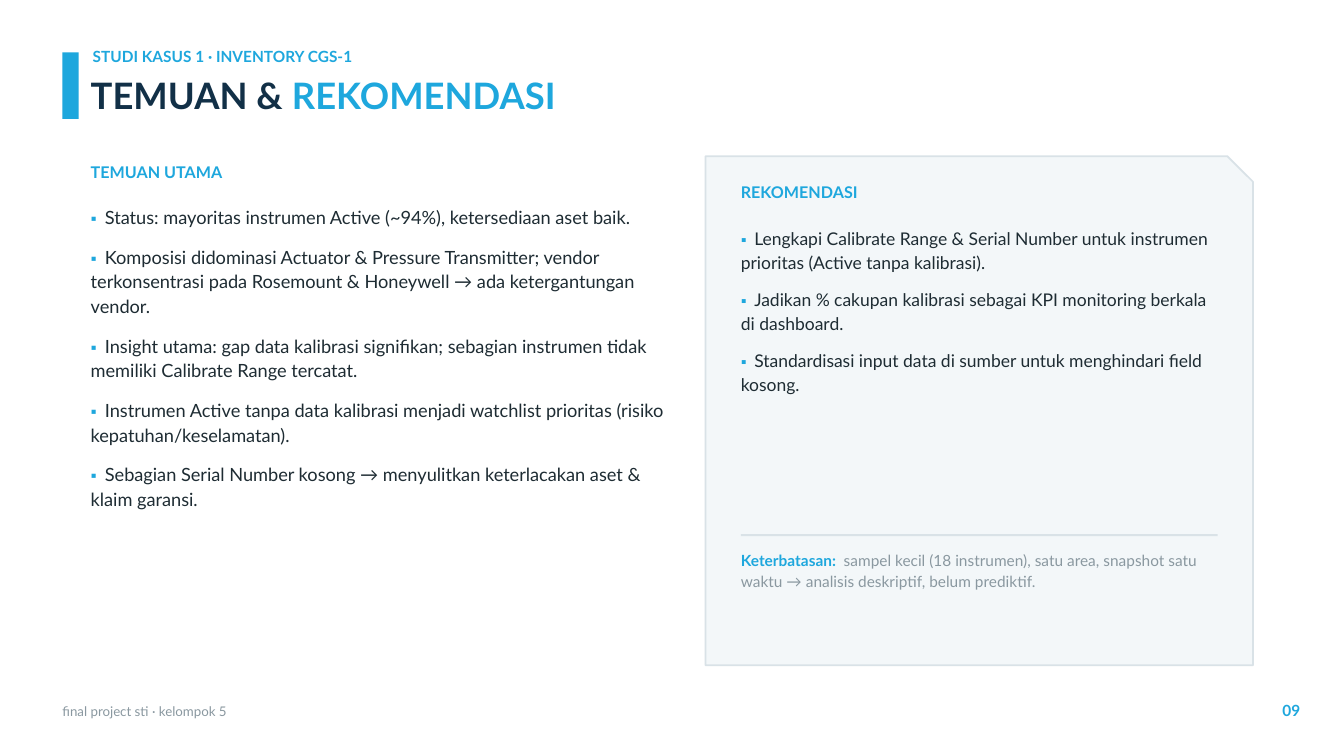
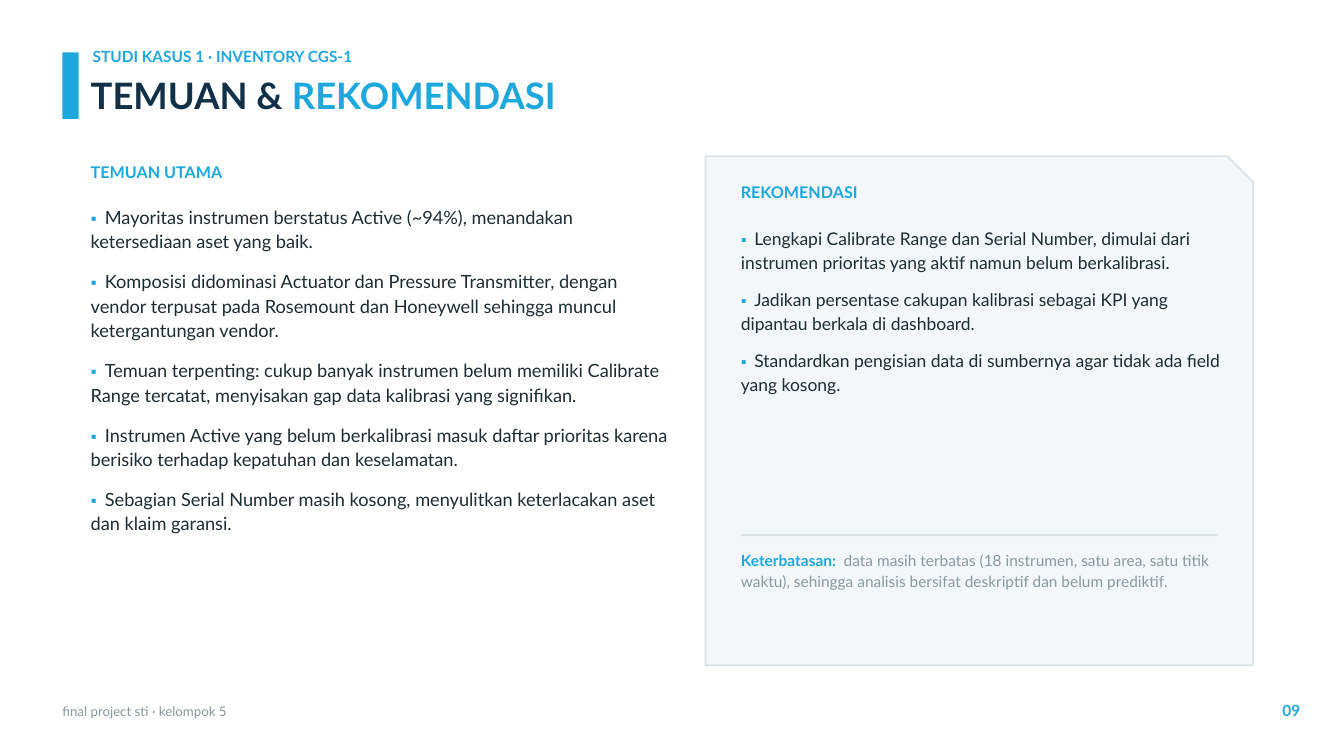
Before and after one commit to sianida26/sti-final-project-kel5, a slide deck: slide 9 of Final-Project-STI-Kel5-Presentation.pptx. Drawn at 1344x756 pixels with LibreOffice and Linux fonts; fonts in the diff are those of the drawing; background and template pictures are left out. Boxes give left, top, right and bottom in pixels: in the first picture for what was removed or moved away, otherwise in the second. Text is boxed around its words. In the diff, an @@ line names an element or a change of style, - is before the commit and + after.

```diff
--- a/Final-Project-STI-Kel5-Presentation.pptx
+++ b/Final-Project-STI-Kel5-Presentation.pptx
@@ text at [91,210,667,534]: text changed @@
-▪ Status: mayoritas instrumen Active (~94%), ketersediaan aset baik.
-▪ Komposisi didominasi Actuator & Pressure Transmitter; vendor terkonsentrasi pada Rosemount & Honeywell → ada ketergantungan vendor.
-▪ Insight utama: gap data kalibrasi signifikan; sebagian instrumen tidak memiliki Calibrate Range tercatat.
-▪ Instrumen Active tanpa data kalibrasi menjadi watchlist prioritas (risiko kepatuhan/keselamatan).
-▪ Sebagian Serial Number kosong → menyulitkan keterlacakan aset & klaim garansi.
+▪ Mayoritas instrumen berstatus Active (~94%), menandakan ketersediaan aset yang baik.
+▪ Komposisi didominasi Actuator dan Pressure Transmitter, dengan vendor terpusat pada Rosemount dan Honeywell sehingga muncul ketergantungan vendor.
+▪ Temuan terpenting: cukup banyak instrumen belum memiliki Calibrate Range tercatat, menyisakan gap data kalibrasi yang signifikan.
+▪ Instrumen Active yang belum berkalibrasi masuk daftar prioritas karena berisiko terhadap kepatuhan dan keselamatan.
+▪ Sebagian Serial Number masih kosong, menyulitkan keterlacakan aset dan klaim garansi.
@@ text at [741,232,1220,394]: text changed @@
-▪ Lengkapi Calibrate Range & Serial Number untuk instrumen prioritas (Active tanpa kalibrasi).
-▪ Jadikan % cakupan kalibrasi sebagai KPI monitoring berkala di dashboard.
-▪ Standardisasi input data di sumber untuk menghindari field kosong.
+▪ Lengkapi Calibrate Range dan Serial Number, dimulai dari instrumen prioritas yang aktif namun belum berkalibrasi.
+▪ Jadikan persentase cakupan kalibrasi sebagai KPI yang dipantau berkala di dashboard.
+▪ Standardkan pengisian data di sumbernya agar tidak ada field yang kosong.
@@ text at [741,554,1209,590]: text changed @@
-Keterbatasan: sampel kecil (18 instrumen), satu area, snapshot satu waktu → analisis deskriptif, belum prediktif.
+Keterbatasan: data masih terbatas (18 instrumen, satu area, satu titik waktu), sehingga analisis bersifat deskriptif dan belum prediktif.
```
Also in this commit, not shown: 12 other slides changed, 3 other files.
